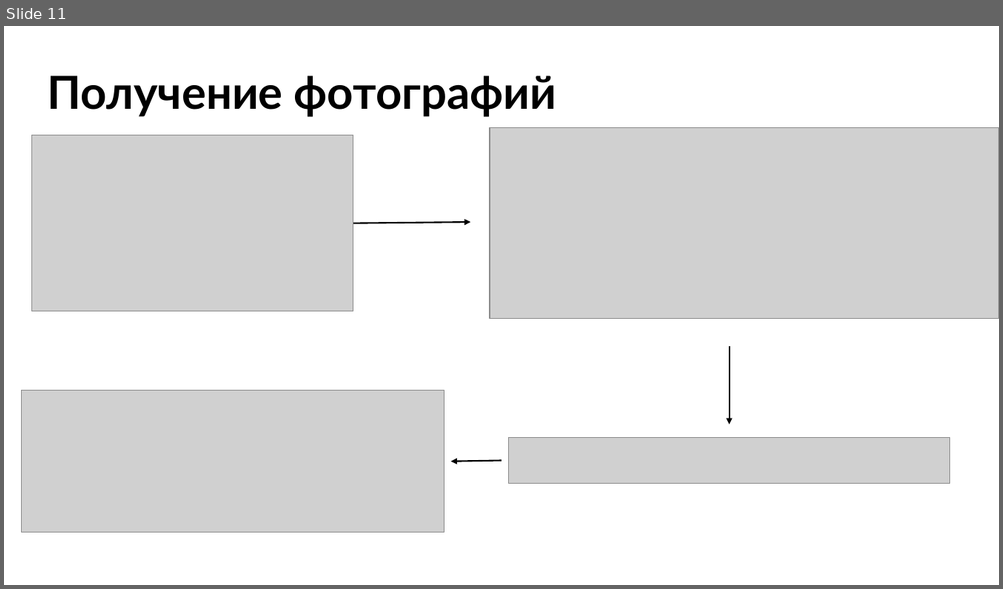
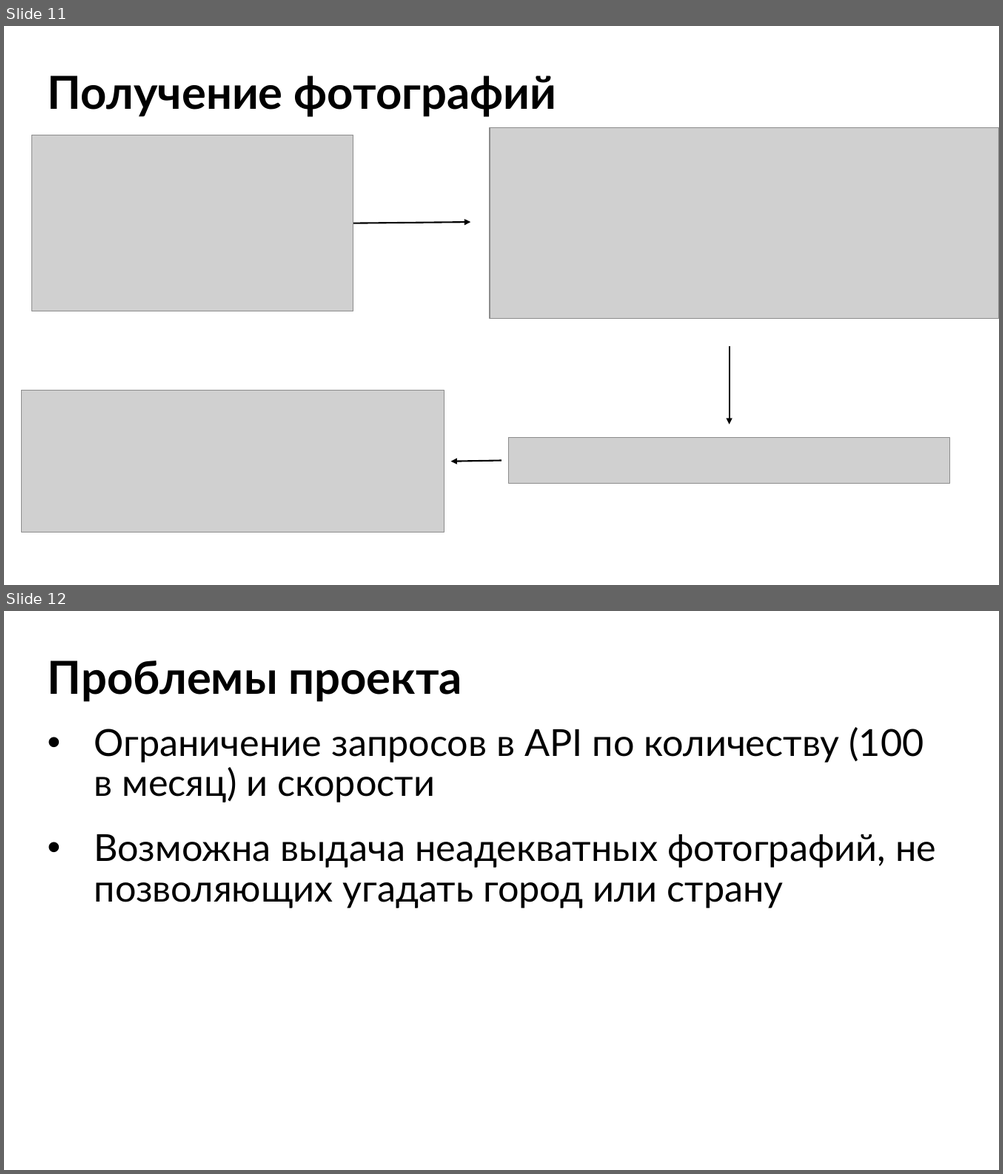
Before and after one commit to yugansonchik/GeoQuest, a slide deck: Презентация GeoQuest.pptx. Shown one above the other, each under a label of ours: slide 11 before the commit, slides 11 and 12 after it. The pictures are 1003x589 and 1003x1174 pixels, drawn with LibreOffice and Linux fonts; fonts in the diff are those of the drawing; grey boxes stand for pictures. Boxes give left, top, right and bottom in pixels: in the first picture for what was removed or moved away, otherwise in the second. Text is boxed around its words. In the diff, an @@ line names an element or a change of style, - is before the commit and + after.

```diff
--- a/Презентация GeoQuest.pptx
+++ b/Презентация GeoQuest.pptx
@@ slide 12 added at (4,611,999,1170), background #FFFFFF @@
@@ title added at (48,661,462,702), 44 pt, text #000000, bold @@
+Проблемы проекта
@@ text added at (94,727,923,803), 36 pt, text #000000 @@
+• Ограничение запросов в API по количеству (100 в месяц) и скорости
@@ text added at (94,834,936,908), 36 pt, text #000000 @@
+• Возможна выдача неадекватных фотографий, не позволяющих угадать город или страну
```
